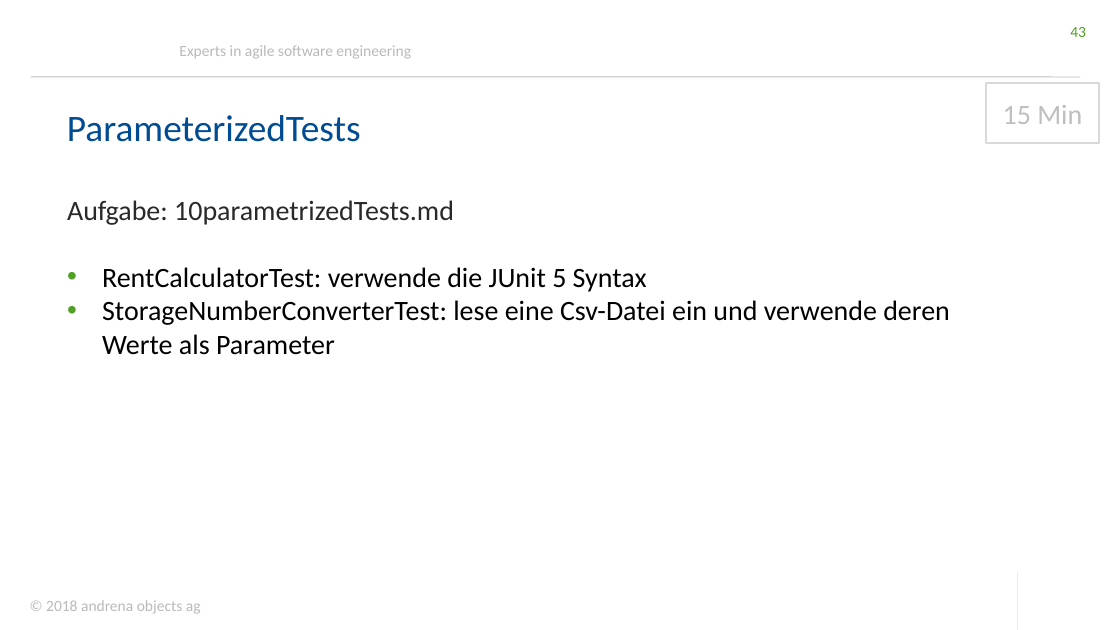
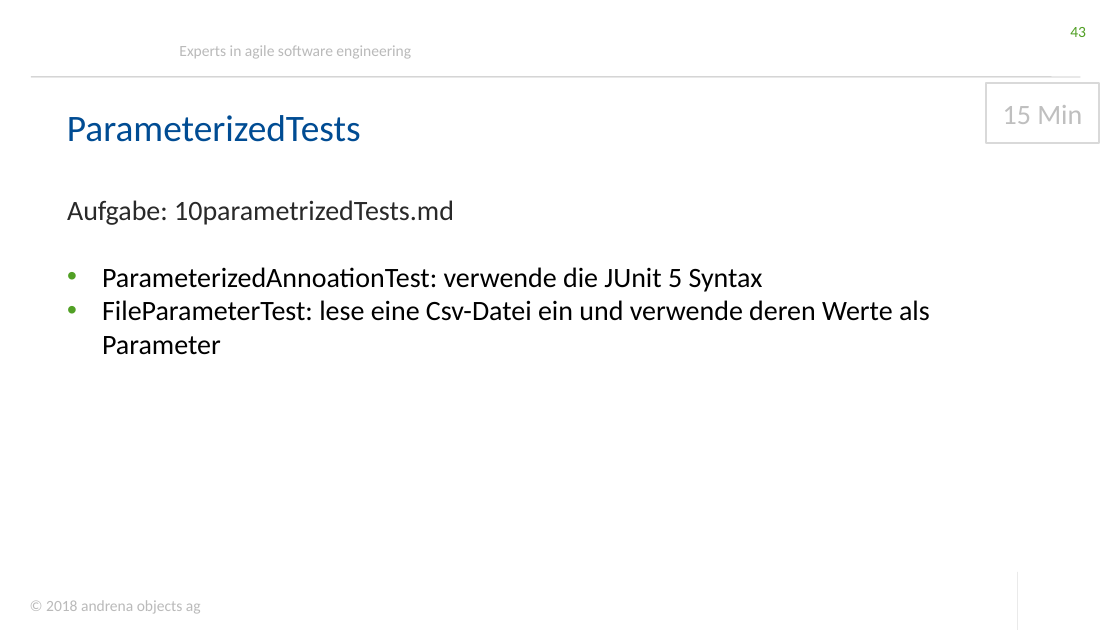
Before and after one commit to andrena/junit5-workshop-et-ka-2018, a slide deck: slide 43 of files/Folien.pptx. Drawn at 1120x630 pixels with LibreOffice and Linux fonts; fonts in the diff are those of the drawing; background and template pictures are left out. Boxes give left, top, right and bottom in pixels: in the first picture for what was removed or moved away, otherwise in the second. Text is boxed around its words. In the diff, an @@ line names an element or a change of style, - is before the commit and + after.

Commit message:
TestNamen in Folien angepasst

```diff
--- a/files/Folien.pptx
+++ b/files/Folien.pptx
@@ text at (102, 267, 930, 355): text changed @@
-• RentCalculatorTest: verwende die JUnit 5 Syntax
-• StorageNumberConverterTest: lese eine Csv-Datei ein und verwende deren Werte als Parameter
+• ParameterizedAnnoationTest: verwende die JUnit 5 Syntax
+• FileParameterTest: lese eine Csv-Datei ein und verwende deren Werte als Parameter
```
Also in this commit, not shown: 3 other slides changed.
